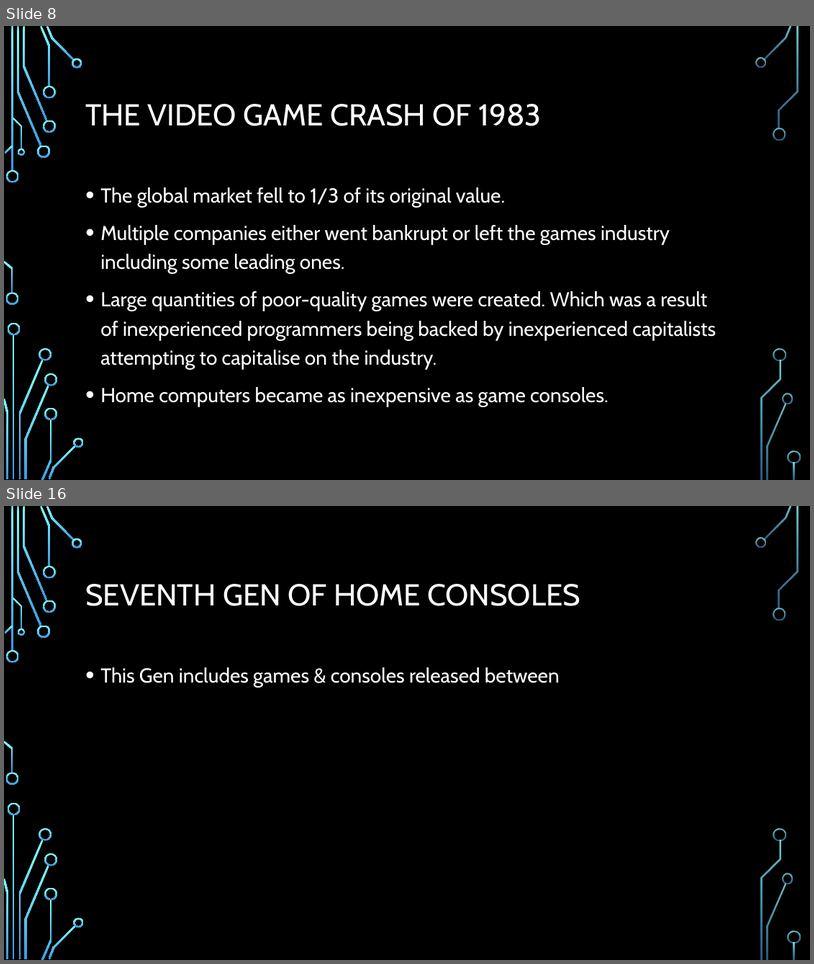
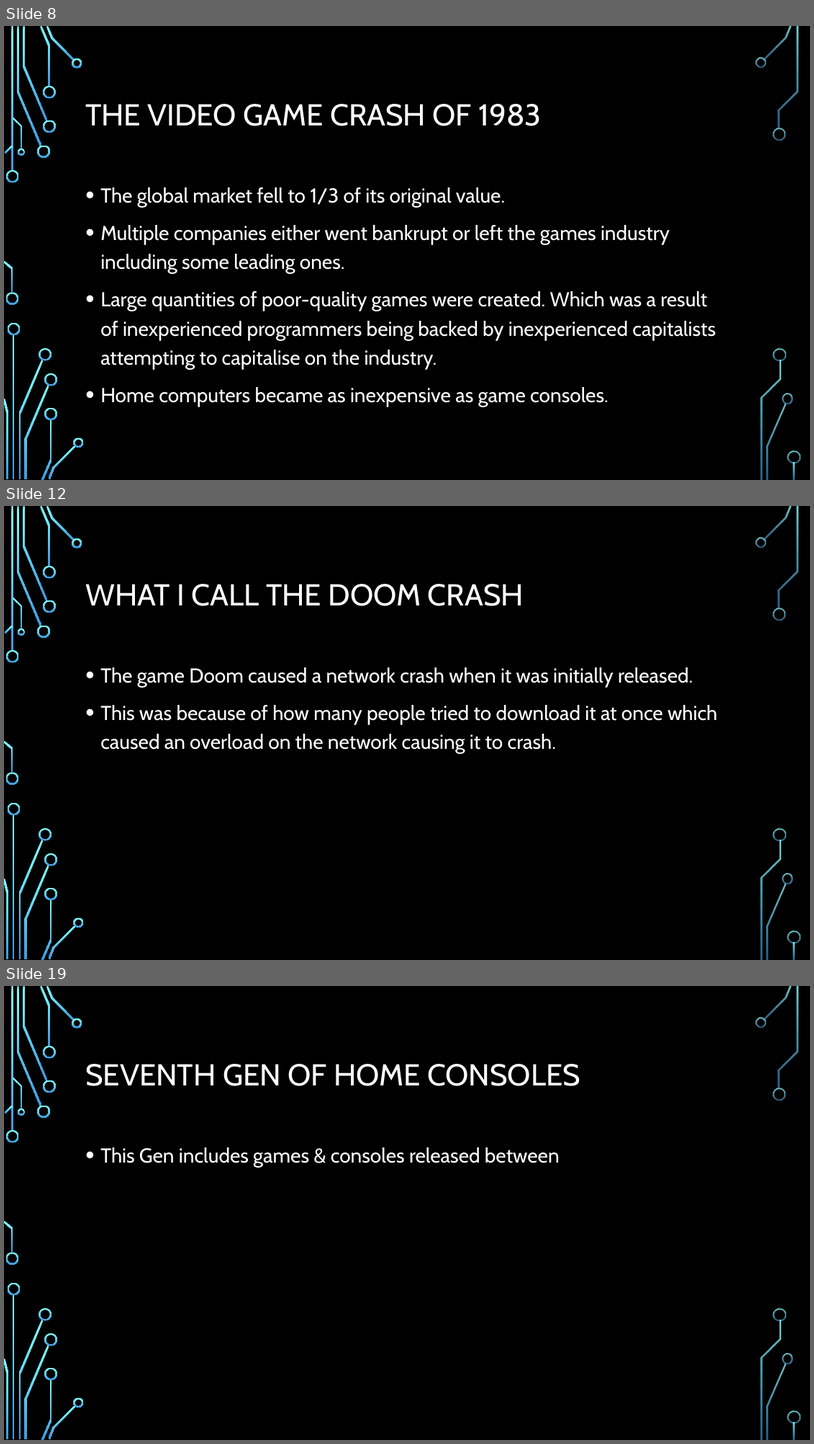
Before and after one commit to Stampard0/Assessments, a slide deck: Informational Technology (Game Design)/Part 1 Redo/Cluster - Introduction to Game Design/AT04/AT04 Video Game History By Richard Pountney.pptx. Shown one above the other, each under a label of ours: slides 8 and 16 before the commit, slides 8, 12 and 19 after it; the slides between them are not shown. The pictures are 814x964 and 814x1444 pixels, drawn with LibreOffice and Linux fonts; fonts in the diff are those of the drawing; background and template pictures are left out. Boxes give left, top, right and bottom in pixels: in the first picture for what was removed or moved away, otherwise in the second. Text is boxed around its words. In the diff, an @@ line names an element or a change of style, - is before the commit and + after.

```diff
--- a/Informational Technology (Game Design)/Part 1 Redo/Cluster - Introduction to Game Design/AT04/AT04 Video Game History By Richard Pountney.pptx
+++ b/Informational Technology (Game Design)/Part 1 Redo/Cluster - Introduction to Game Design/AT04/AT04 Video Game History By Richard Pountney.pptx
@@ slide 12 added at (4, 506, 810, 960), background picture (left out); not listed: 36 template elements that a slide beside it also shows @@
@@ title added at (85, 584, 524, 606), 36 pt, text #FFFFFF @@
+WHAT I CALL THE DOOM CRASH
@@ text added at (100, 667, 718, 754), 24 pt, text #FFFFFF @@
+• The game Doom caused a network crash when it was initially released.
+• This was because of how many people tried to download it at once which caused an overload on the network causing it to crash.
@@ what was slide 16 is now slide 19 @@
```
Also in this commit, not shown: 6 slides changed, 4 other slides added, 2 slides removed.
